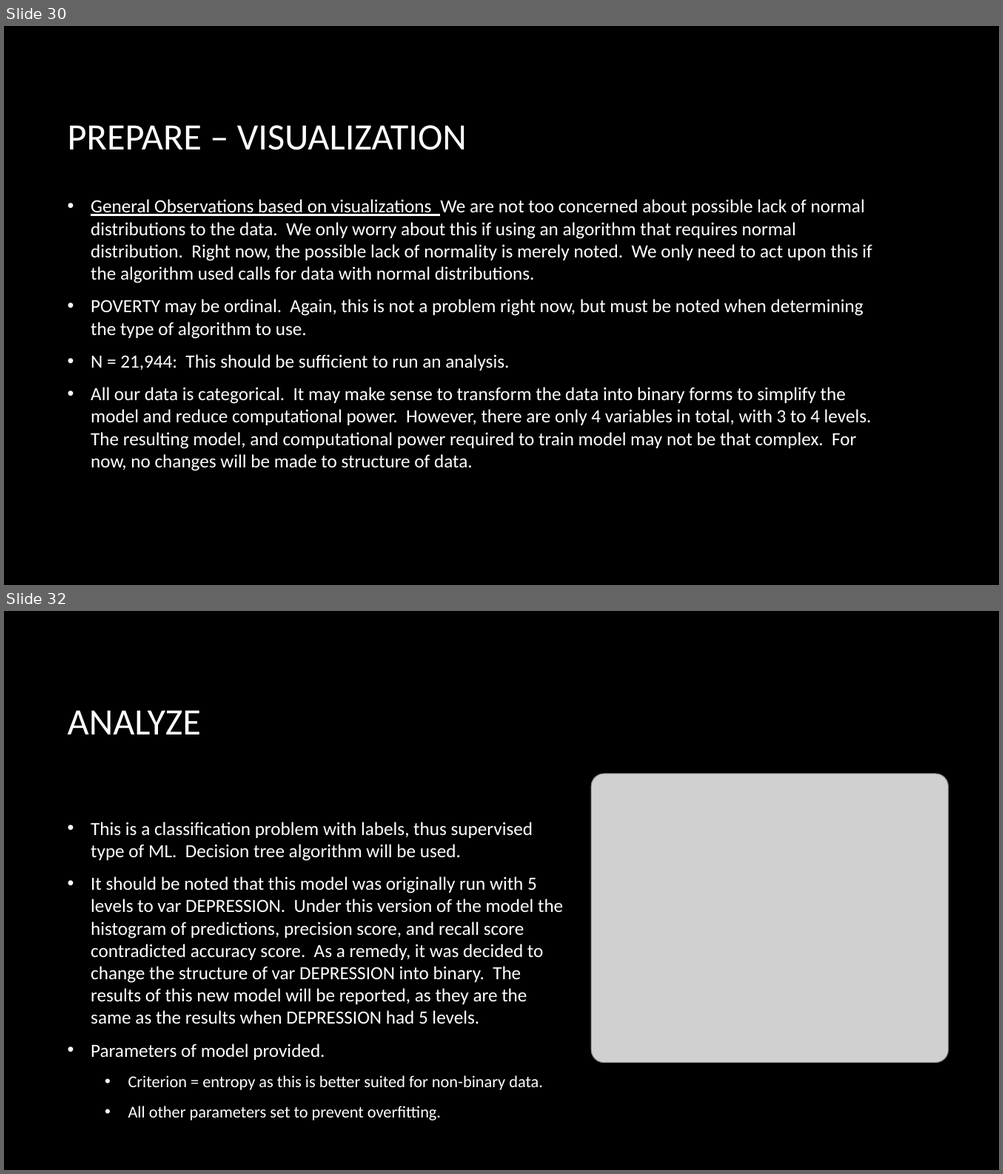
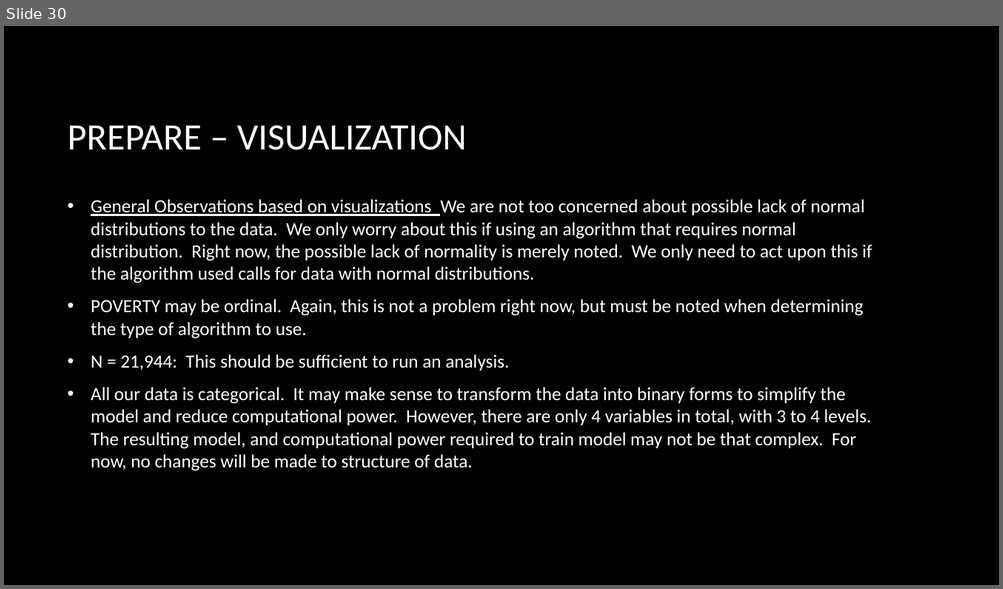
Before and after one commit to danlagos/ANA500-Week-4, a slide deck: Depression and Poverty.pptx. Shown one above the other, each under a label of ours: slides 30 and 32 before the commit, slide 30 after it; the slides between them are not shown. The pictures are 1003x1174 and 1003x589 pixels, drawn with LibreOffice and Linux fonts; fonts in the diff are those of the drawing; grey boxes stand for pictures; background and template pictures are left out. Boxes give left, top, right and bottom in pixels: in the first picture for what was removed or moved away, otherwise in the second. Text is boxed around its words. In the diff, an @@ line names an element or a change of style, - is before the commit and + after.

```diff
--- a/Depression and Poverty.pptx
+++ b/Depression and Poverty.pptx
@@ slide 32 removed at [4,611,999,1170], background picture (left out) @@
@@ title removed at [68,710,201,735] @@
-ANALYZE
@@ picture removed at [591,774,948,1063] @@
@@ text removed at [91,822,563,1121] @@
-• This is a classification problem with labels, thus supervised type of ML. Decision tree algorithm will be used.
-• It should be noted that this model was originally run with 5 levels to var DEPRESSION. Under this version of the model the histogram of predictions, precision score, and recall score contradicted accuracy score. As a remedy, it was decided to change the structure of var DEPRESSION into binary. The results of this new model will be reported, as they are the same as the results when DEPRESSION had 5 levels.
-• Parameters of model provided.
-  • Criterion = entropy as this is better suited for non-binary data.
-  • All other parameters set to prevent overfitting.
```
Also in this commit, not shown: 12 slides changed, 5 slides added, 4 other slides removed, 2 other files.
